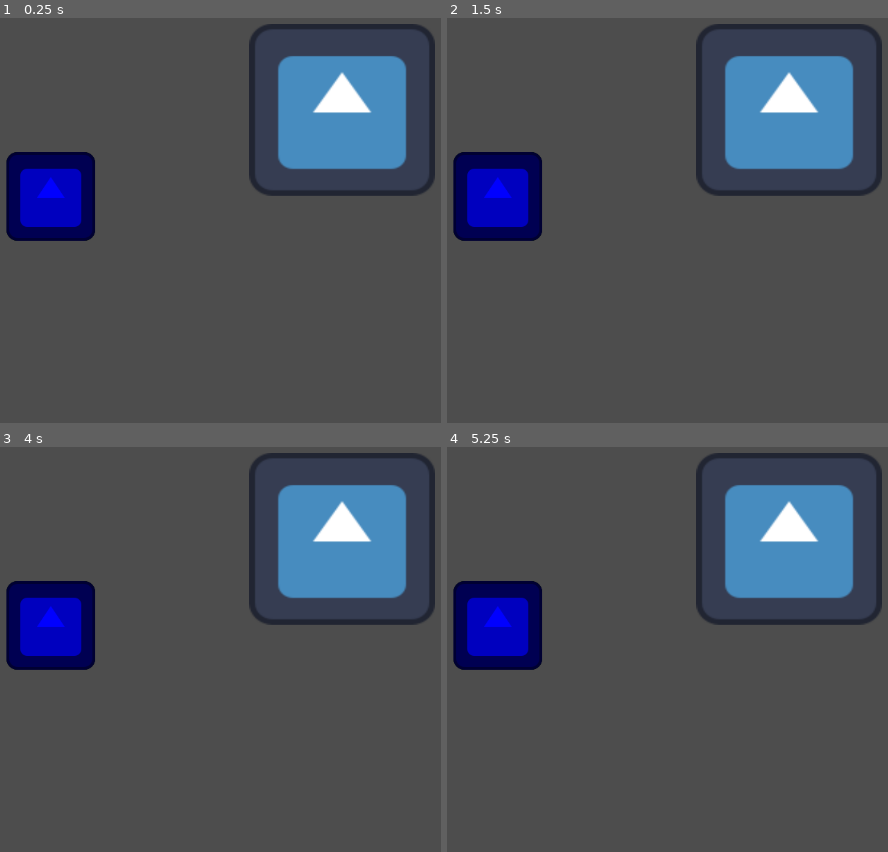
Above: before the commit, frames 1-4 (two rows, left to right).
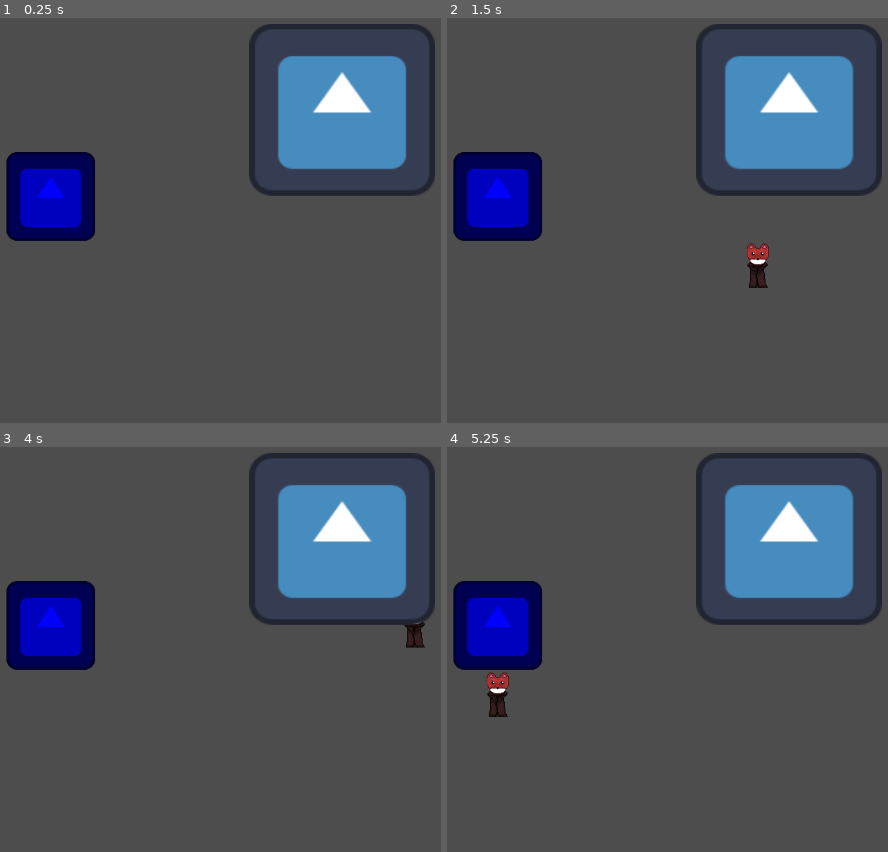
Above: after the commit, the same moments.

Repository: EmmaSchmucker/Chaos-Jam-AM-1
Game: Godot game, scene res://Levels/TestLevel.tscn
Same seed, same stepped clock (60 frames per second), same inputs: the game is played once before the commit and once after it. This scene is started directly instead of the project's main scene. The engine's default icon, where the game draws it, is replaced by a stand-in: a white triangle on a blue panel in a dark square.
Inputs:
- Up to frame 1 (0.25 s): no input
- Up to frame 2 (1.5 s): tap Enter at 0.5 s; hold Right (ui_right) 0.53-1.28 s; hold Down (ui_down) from 1.28 s (still down)
- Up to frame 3 (4 s): release Down (ui_down) at 2.03 s; hold Right (ui_right) 2.03-2.78 s; tap Space at 2.75 s; hold Up (ui_up) 2.78-3.53 s; tap Enter at 3.5 s; hold Left (ui_left) from 3.53 s (still down)
- Up to frame 4 (5.25 s): release Left (ui_left) at 5.03 s; hold Down (ui_down) from 5.03 s (still down)

The runs differ from the first frame. In frame 2, 0.4% of the frame differs, in the area x 68-74%, y 55-67%; in frame 3, 0.2%; in frame 4, 0.4%.
Error after the commit: Invalid call. Nonexistent function 'scroll' in base 'Nil'. (res://WalkingScenes/Fox.gd:35)

Commit message:
input map updated

Diff:
--- a/the-floating-forest/WalkingScenes/Fox.gd
+++ b/the-floating-forest/WalkingScenes/Fox.gd
@@ -25,7 +25,7 @@
 		previous_follower = new_follower
 
 func _physics_process(delta: float) -> void:
-	var direction = Input.get_vector("left", "right", "up", "down") # Since this has a limit of 1, movement is already normalized!
+	var direction = Input.get_vector("ui_left", "ui_right", "ui_up", "ui_down") # Since this has a limit of 1, movement is already normalized!
 	# get_vector() is basically shorthand for 2 get_axis() calls. It gets the direction quick and easy
 	velocity = direction * delta * SPEED
 	move_and_slide()
--- a/the-floating-forest/WalkingScenes/Fox.tscn
+++ b/the-floating-forest/WalkingScenes/Fox.tscn
@@ -1,6 +1,7 @@
-[gd_scene load_steps=5 format=3 uid="uid://dhljbxps2adlj"]
+[gd_scene load_steps=6 format=3 uid="uid://dhljbxps2adlj"]
 
 [ext_resource type="Script" uid="uid://cf2u3m5juviff" path="res://WalkingScenes/Fox.gd" id="1_38657"]
+[ext_resource type="Texture2D" uid="uid://dkr1s7f4i0d3e" path="res://Art/fox.png" id="2_a60wq"]
 [ext_resource type="Texture2D" uid="uid://ss5g3er57nwa" path="res://icon.svg" id="2_idrk7"]
 
 [sub_resource type="CapsuleShape2D" id="CapsuleShape2D_38657"]
@@ -8,6 +9,9 @@
 [sub_resource type="SpriteFrames" id="SpriteFrames_wyljk"]
 animations = [{
 "frames": [{
+"duration": 1.0,
+"texture": ExtResource("2_a60wq")
+}, {
 "duration": 1.0,
 "texture": ExtResource("2_idrk7")
 }],
--- a/the-floating-forest/project.godot
+++ b/the-floating-forest/project.godot
@@ -22,3 +22,34 @@
 [dotnet]
 
 project/assembly_name="The Floating Forest"
+
+[input]
+
+ui_left={
+"deadzone": 0.5,
+"events": [Object(InputEventKey,"resource_local_to_scene":false,"resource_name":"","device":0,"window_id":0,"alt_pressed":false,"shift_pressed":false,"ctrl_pressed":false,"meta_pressed":false,"pressed":false,"keycode":4194319,"physical_keycode":0,"key_label":0,"unicode":0,"location":0,"echo":false,"script":null)
+, Object(InputEventKey,"resource_local_to_scene":false,"resource_name":"","device":0,"window_id":0,"alt_pressed":false,"shift_pressed":false,"ctrl_pressed":false,"meta_pressed":false,"pressed":false,"keycode":65,"physical_keycode":0,"key_label":0,"unicode":97,"location":0,"echo":false,"script":null)
+, Object(InputEventJoypadMotion,"resource_local_to_scene":false,"resource_name":"","device":0,"axis":0,"axis_value":-1.0,"script":null)
+, null]
+}
+ui_right={
+"deadzone": 0.5,
+"events": [Object(InputEventKey,"resource_local_to_scene":false,"resource_name":"","device":0,"window_id":0,"alt_pressed":false,"shift_pressed":false,"ctrl_pressed":false,"meta_pressed":false,"pressed":false,"keycode":4194321,"physical_keycode":0,"key_label":0,"unicode":0,"location":0,"echo":false,"script":null)
+, Object(InputEventKey,"resource_local_to_scene":false,"resource_name":"","device":0,"window_id":0,"alt_pressed":false,"shift_pressed":false,"ctrl_pressed":false,"meta_pressed":false,"pressed":false,"keycode":68,"physical_keycode":0,"key_label":0,"unicode":100,"location":0,"echo":false,"script":null)
+, Object(InputEventJoypadMotion,"resource_local_to_scene":false,"resource_name":"","device":0,"axis":0,"axis_value":1.0,"script":null)
+]
+}
+ui_up={
+"deadzone": 0.5,
+"events": [Object(InputEventKey,"resource_local_to_scene":false,"resource_name":"","device":0,"window_id":0,"alt_pressed":false,"shift_pressed":false,"ctrl_pressed":false,"meta_pressed":false,"pressed":false,"keycode":4194320,"physical_keycode":0,"key_label":0,"unicode":0,"location":0,"echo":false,"script":null)
+, Object(InputEventKey,"resource_local_to_scene":false,"resource_name":"","device":0,"window_id":0,"alt_pressed":false,"shift_pressed":false,"ctrl_pressed":false,"meta_pressed":false,"pressed":false,"keycode":87,"physical_keycode":0,"key_label":0,"unicode":119,"location":0,"echo":false,"script":null)
+, Object(InputEventJoypadMotion,"resource_local_to_scene":false,"resource_name":"","device":0,"axis":1,"axis_value":-1.0,"script":null)
+]
+}
+ui_down={
+"deadzone": 0.5,
+"events": [Object(InputEventKey,"resource_local_to_scene":false,"resource_name":"","device":0,"window_id":0,"alt_pressed":false,"shift_pressed":false,"ctrl_pressed":false,"meta_pressed":false,"pressed":false,"keycode":4194322,"physical_keycode":0,"key_label":0,"unicode":0,"location":0,"echo":false,"script":null)
+, Object(InputEventKey,"resource_local_to_scene":false,"resource_name":"","device":0,"window_id":0,"alt_pressed":false,"shift_pressed":false,"ctrl_pressed":false,"meta_pressed":false,"pressed":false,"keycode":83,"physical_keycode":0,"key_label":0,"unicode":115,"location":0,"echo":false,"script":null)
+, Object(InputEventJoypadMotion,"resource_local_to_scene":false,"resource_name":"","device":0,"axis":1,"axis_value":1.0,"script":null)
+]
+}
